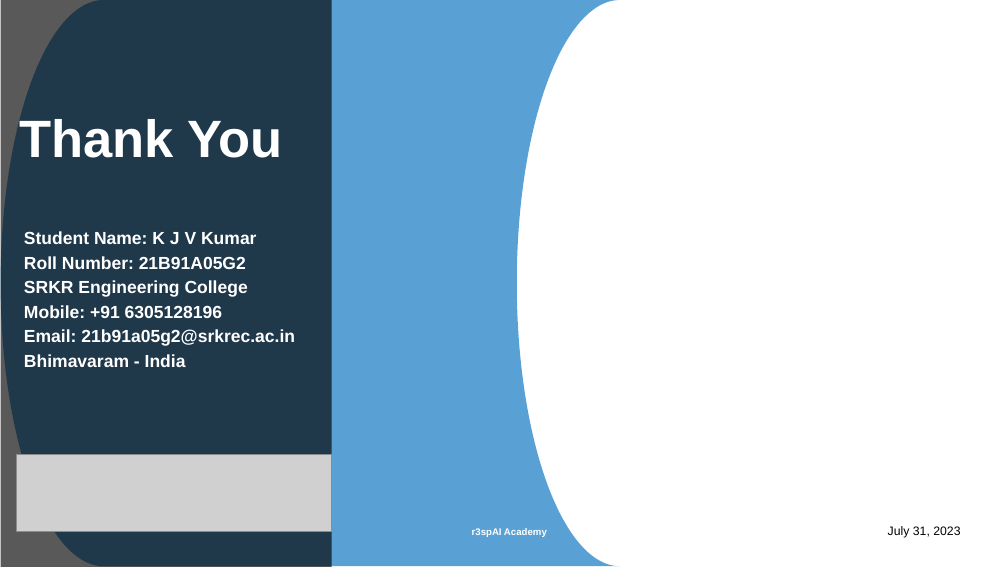
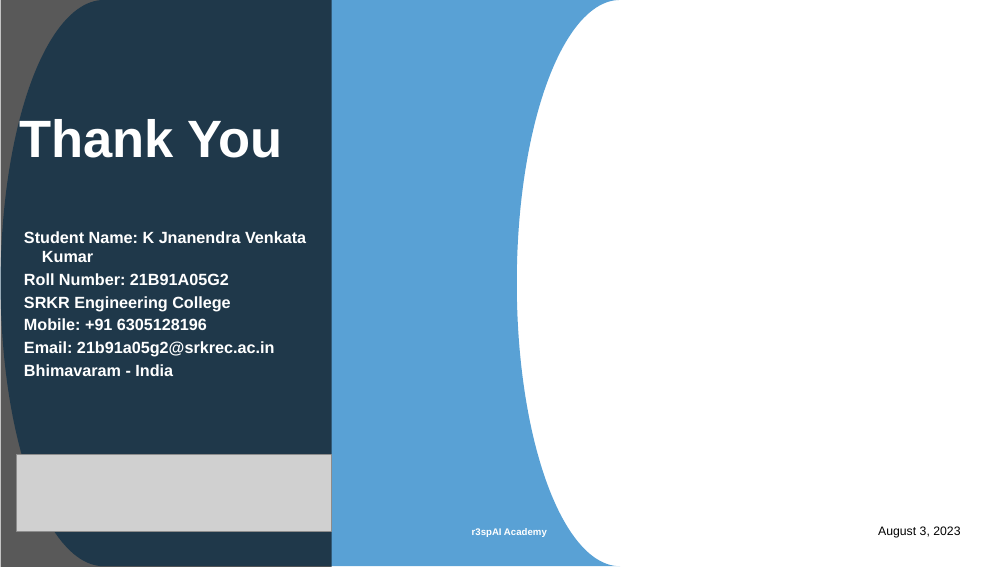
Before and after one commit to jnanendra24/housing-price-prediction-project, a slide deck: slide 11 of ppt1.pptx. Drawn at 1008x567 pixels with LibreOffice and Linux fonts; fonts in the diff are those of the drawing; grey boxes stand for pictures; background and template pictures are left out. Boxes give left, top, right and bottom in pixels: in the first picture for what was removed or moved away, otherwise in the second. Text is boxed around its words. In the diff, an @@ line names an element or a change of style, - is before the commit and + after.

Commit message:
last commit

```diff
--- a/ppt1.pptx
+++ b/ppt1.pptx
@@ text at [24,231,306,262]: text changed; size 20 to 18.5 pt @@
-Student Name: K J V Kumar
+Student Name: K Jnanendra Venkata Kumar
@@ text at [24,273,274,376]: size 20 to 18.5 pt in "Roll Number: 21B91A05G2", "SRKR Engineering College", "Mobile: +91 6305128196", "Email: 21b91a05g2@srkrec.ac.in" and 1 more places @@
@@ text at [878,526,960,538]: text changed @@
-July 31, 2023
+August 3, 2023
```
Also in this commit, not shown: 10 other slides changed.
